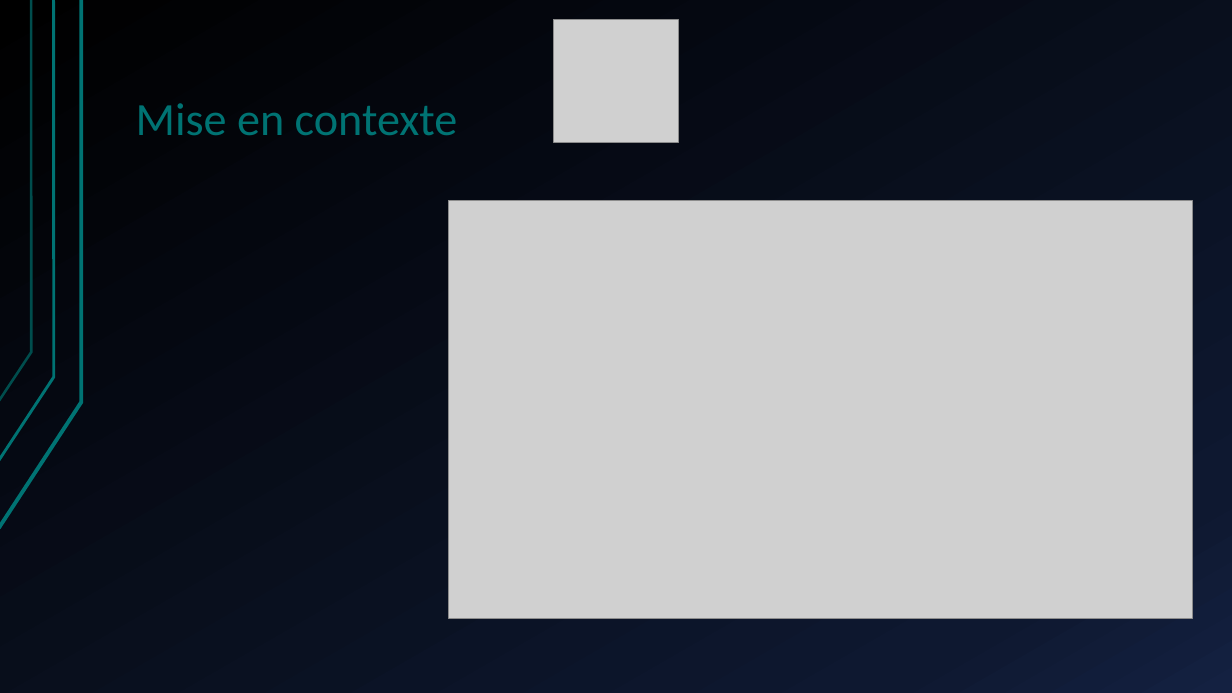
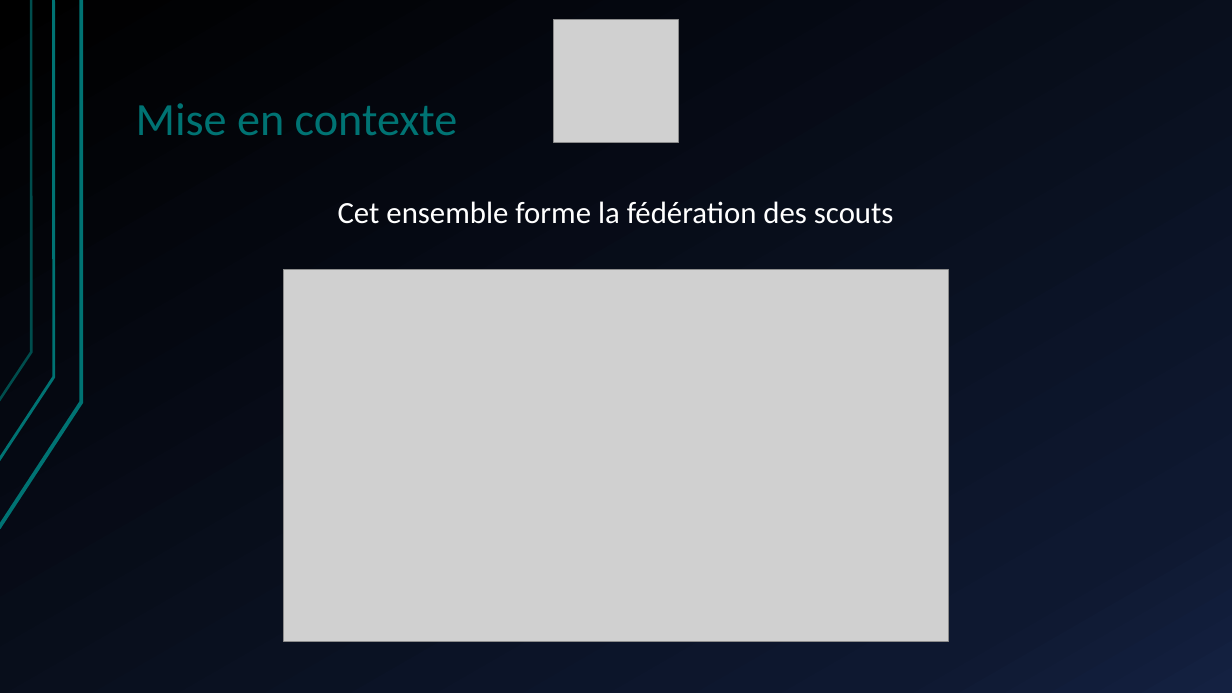
Before and after one commit to AymericPonjee/TFE-10DS, a slide deck: slide 3 of Rapport/PrésentationJuinTFE .pptx. Drawn at 1232x693 pixels with LibreOffice and Linux fonts; fonts in the diff are those of the drawing; grey boxes stand for pictures. Boxes give left, top, right and bottom in pixels: in the first picture for what was removed or moved away, otherwise in the second. Text is boxed around its words. In the diff, an @@ line names an element or a change of style, - is before the commit and + after.

```diff
--- a/Rapport/PrésentationJuinTFE .pptx
+++ b/Rapport/PrésentationJuinTFE .pptx
@@ text added at (338, 201, 894, 224), 24 pt, text #FFFFFF @@
+Cet ensemble forme la fédération des scouts
@@ picture: place and size @@
-picture at (448, 201, 1192, 618)
+picture at (284, 269, 948, 641)
```
Also in this commit, not shown: 3 other slides changed, 1 slide added, 6 slides removed, 28 other files.
